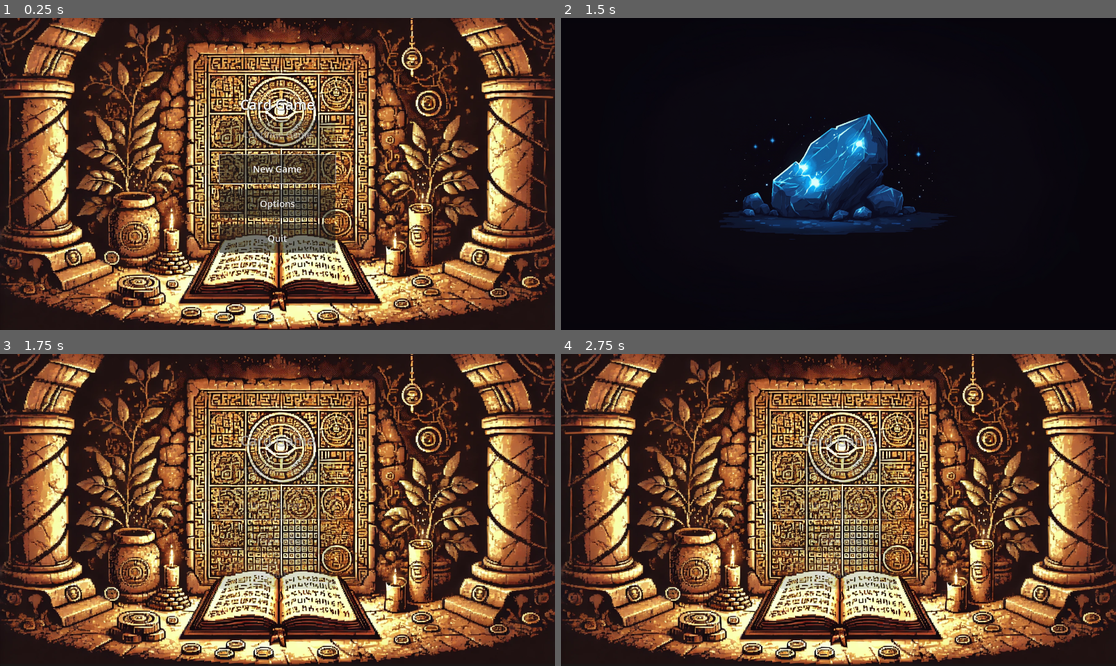
Above: before the commit, frames 1-4 (two rows, left to right).
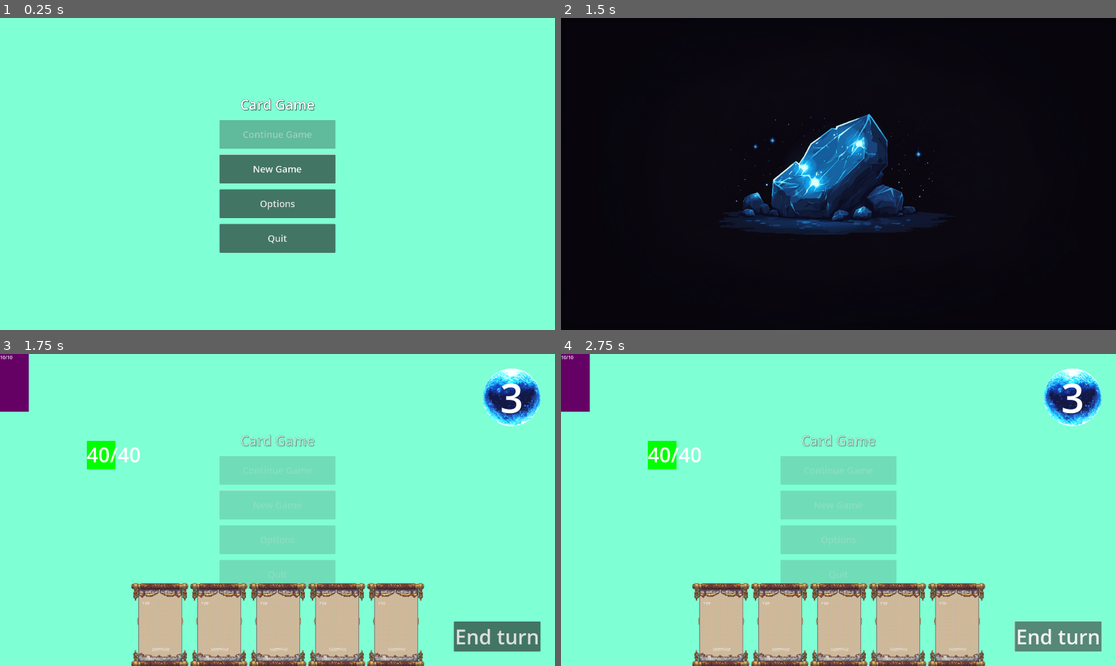
Above: after the commit, the same moments.

Repository: Pixel-Pilgrims/game-off-2024
Game: Godot game, scene res://scenes/main.tscn
The game is run twice, just before and just after one commit, with the same random seed, the same clock (stepped at 60 frames per second) and the same inputs. Sound files missing from this copy of the repository are replaced by a short silence.
Inputs (mouse positions are in pixels of both pictures, inside the frame that each line leads up to):
- Up to frame 1 (0.25 s): no input
- Up to frame 2 (1.5 s): click "New Game" at 0.5 s; tap Enter at 1.25 s; move the mouse to (960, 158) at 1.27 s; click (960, 158) at 1.42 s
- Up to frame 3 (1.75 s): no input
- Up to frame 4 (2.75 s): click (1060, 637) at 2 s, where only the run after the commit has a clickable "End turn"

The runs differ from the first frame. In frame 1, 100% of the frame differs, in the area x 0-100%, y 0-100%; in frame 2, nothing differs; in frame 3, 100%; in frame 4, 100%.
Error before the commit: Invalid call. Nonexistent function 'init_adventure' in base 'Control'. (res://scripts/systems/adventure_system.gd:31)

Commit message:
feat(WIP): refactor combat and add cultist enemy to adventure

Diff:
--- a/project.godot
+++ b/project.godot
@@ -24,6 +24,8 @@
 ConfigManager="*res://scripts/managers/config_manager.gd"
 GameState="*res://scripts/autoload/game_state.gd"
 AdventureSystem="*res://scripts/systems/adventure_system.gd"
+BackgroundSystem="*res://scripts/systems/background_system.gd"
+CutsceneSystem="*res://scripts/systems/cutscene_system.gd"
 
 [display]
 
--- a/resources/adventures/ingame_tutorial/0_combat.tres
+++ b/resources/adventures/ingame_tutorial/0_combat.tres
@@ -1,12 +1,13 @@
-[gd_resource type="Resource" script_class="CombatEncounterNodeData" load_steps=5 format=3 uid="uid://dsohl2qco44tx"]
+[gd_resource type="Resource" script_class="CombatEncounterNodeData" load_steps=6 format=3 uid="uid://dsohl2qco44tx"]
 
 [ext_resource type="Script" path="res://scripts/data/encounter_node_data.gd" id="1_w06wc"]
 [ext_resource type="Script" path="res://scripts/data/enemy_data.gd" id="2_7oxnr"]
 [ext_resource type="Resource" uid="uid://b61wo0msir67x" path="res://resources/adventures/ingame_tutorial/1_combat.tres" id="2_lvvpg"]
 [ext_resource type="Script" path="res://scripts/data/combat_encounter_node_data.gd" id="3_1bpls"]
+[ext_resource type="Resource" uid="uid://bjkxuf2s1608i" path="res://resources/enemies/cultist.tres" id="4_sukwl"]
 
 [resource]
 script = ExtResource("3_1bpls")
-enemies = Array[ExtResource("2_7oxnr")]([])
+enemies = Array[ExtResource("2_7oxnr")]([ExtResource("4_sukwl")])
 childNodes = Array[ExtResource("1_w06wc")]([ExtResource("2_lvvpg")])
 completed = false
--- a/resources/adventures/ingame_tutorial/1_combat.tres
+++ b/resources/adventures/ingame_tutorial/1_combat.tres
@@ -1,13 +1,14 @@
-[gd_resource type="Resource" script_class="CombatEncounterNodeData" load_steps=6 format=3 uid="uid://b61wo0msir67x"]
+[gd_resource type="Resource" script_class="CombatEncounterNodeData" load_steps=7 format=3 uid="uid://b61wo0msir67x"]
 
 [ext_resource type="Script" path="res://scripts/data/encounter_node_data.gd" id="1_q1hg8"]
 [ext_resource type="Resource" uid="uid://hixs5ub5k4we" path="res://resources/adventures/ingame_tutorial/2a_combat.tres" id="2_km8iu"]
 [ext_resource type="Script" path="res://scripts/data/enemy_data.gd" id="2_t0t55"]
 [ext_resource type="Script" path="res://scripts/data/combat_encounter_node_data.gd" id="3_s4ptf"]
 [ext_resource type="Resource" uid="uid://cxl62hprsbcw1" path="res://resources/adventures/ingame_tutorial/2b_event.tres" id="3_yhy31"]
+[ext_resource type="Resource" uid="uid://bjkxuf2s1608i" path="res://resources/enemies/cultist.tres" id="5_ad11l"]
 
 [resource]
 script = ExtResource("3_s4ptf")
-enemies = Array[ExtResource("2_t0t55")]([])
+enemies = Array[ExtResource("2_t0t55")]([ExtResource("5_ad11l"), ExtResource("5_ad11l")])
 childNodes = Array[ExtResource("1_q1hg8")]([ExtResource("2_km8iu"), ExtResource("3_yhy31")])
 completed = false
--- a/resources/adventures/ingame_tutorial/2a_combat.tres
+++ b/resources/adventures/ingame_tutorial/2a_combat.tres
@@ -1,12 +1,13 @@
-[gd_resource type="Resource" script_class="CombatEncounterNodeData" load_steps=5 format=3 uid="uid://hixs5ub5k4we"]
+[gd_resource type="Resource" script_class="CombatEncounterNodeData" load_steps=6 format=3 uid="uid://hixs5ub5k4we"]
 
 [ext_resource type="Script" path="res://scripts/data/encounter_node_data.gd" id="1_eejxk"]
 [ext_resource type="Script" path="res://scripts/data/enemy_data.gd" id="2_dr5jw"]
 [ext_resource type="Resource" uid="uid://xpw7xp6klhla" path="res://resources/adventures/ingame_tutorial/3_combat.tres" id="2_fxa05"]
 [ext_resource type="Script" path="res://scripts/data/combat_encounter_node_data.gd" id="3_qyrbs"]
+[ext_resource type="Resource" uid="uid://bjkxuf2s1608i" path="res://resources/enemies/cultist.tres" id="4_cwl26"]
 
 [resource]
 script = ExtResource("3_qyrbs")
-enemies = Array[ExtResource("2_dr5jw")]([])
+enemies = Array[ExtResource("2_dr5jw")]([ExtResource("4_cwl26"), ExtResource("4_cwl26"), ExtResource("4_cwl26")])
 childNodes = Array[ExtResource("1_eejxk")]([ExtResource("2_fxa05")])
 completed = false
--- a/resources/adventures/ingame_tutorial/3_combat.tres
+++ b/resources/adventures/ingame_tutorial/3_combat.tres
@@ -1,12 +1,13 @@
-[gd_resource type="Resource" script_class="CombatEncounterNodeData" load_steps=5 format=3 uid="uid://xpw7xp6klhla"]
+[gd_resource type="Resource" script_class="CombatEncounterNodeData" load_steps=6 format=3 uid="uid://xpw7xp6klhla"]
 
 [ext_resource type="Script" path="res://scripts/data/encounter_node_data.gd" id="1_o4v54"]
 [ext_resource type="Script" path="res://scripts/data/enemy_data.gd" id="2_y3pue"]
 [ext_resource type="Resource" uid="uid://h7ww7yma5ddj" path="res://resources/adventures/ingame_tutorial/finish.tres" id="2_yb1tn"]
 [ext_resource type="Script" path="res://scripts/data/combat_encounter_node_data.gd" id="3_kx66a"]
+[ext_resource type="Resource" uid="uid://bjkxuf2s1608i" path="res://resources/enemies/cultist.tres" id="4_hhtf0"]
 
 [resource]
 script = ExtResource("3_kx66a")
-enemies = Array[ExtResource("2_y3pue")]([])
+enemies = Array[ExtResource("2_y3pue")]([ExtResource("4_hhtf0"), ExtResource("4_hhtf0"), ExtResource("4_hhtf0"), ExtResource("4_hhtf0")])
 childNodes = Array[ExtResource("1_o4v54")]([ExtResource("2_yb1tn")])
 completed = false
--- a/resources/adventures/ingame_tutorial/start.tres
+++ b/resources/adventures/ingame_tutorial/start.tres
@@ -7,4 +7,4 @@
 [resource]
 script = ExtResource("2_r3cwx")
 childNodes = Array[ExtResource("1_72qi4")]([ExtResource("2_y55f8")])
-completed = false
+completed = true
--- /dev/null
+++ b/resources/enemies/cultist.tres
@@ -0,0 +1,10 @@
+[gd_resource type="Resource" script_class="EnemyData" load_steps=3 format=3 uid="uid://bjkxuf2s1608i"]
+
+[ext_resource type="Script" path="res://scripts/data/enemy_data.gd" id="1_g2v6o"]
+[ext_resource type="PackedScene" uid="uid://cbtac01eivwim" path="res://scenes/enemies/cultist.tscn" id="1_uchoq"]
+
+[resource]
+script = ExtResource("1_g2v6o")
+enemy_scene = ExtResource("1_uchoq")
+health = 10
+abilities = []
--- a/scenes/combat.tscn
+++ b/scenes/combat.tscn
@@ -1,14 +1,10 @@
-[gd_scene load_steps=11 format=3 uid="uid://c8frb1w88o0u0"]
+[gd_scene load_steps=7 format=3 uid="uid://b3l57gnlln63g"]
 
 [ext_resource type="Script" path="res://scripts/scenes/combat.gd" id="1_n5yyl"]
 [ext_resource type="Script" path="res://scripts/managers/combat_manager.gd" id="2_305ab"]
 [ext_resource type="Script" path="res://scripts/managers/hand_manager.gd" id="3_bdk6y"]
-[ext_resource type="Script" path="res://scripts/managers/decoder_manager.gd" id="4_vgm5a"]
 [ext_resource type="Script" path="res://scripts/managers/pause_manager.gd" id="5_pl43j"]
-[ext_resource type="Script" path="res://scripts/systems/background_system.gd" id="6_l1wfx"]
 [ext_resource type="Script" path="res://scripts/player.gd" id="7_dwwk6"]
-[ext_resource type="Script" path="res://scripts/enemy.gd" id="8_grmhu"]
-[ext_resource type="PackedScene" uid="uid://duyk27ghemr8s" path="res://scenes/decode_ui.tscn" id="9_1iax2"]
 [ext_resource type="Texture2D" uid="uid://dyx76tn885md3" path="res://assets/ui/energy_orb.png" id="9_e0ys4"]
 
 [node name="Combat" type="Node2D"]
@@ -20,14 +16,29 @@
 [node name="HandManager" type="Node" parent="."]
 script = ExtResource("3_bdk6y")
 
-[node name="DecoderManager" type="Node" parent="."]
-script = ExtResource("4_vgm5a")
-
 [node name="PauseManager" type="Node" parent="."]
 script = ExtResource("5_pl43j")
 
-[node name="BackgroundSystem" type="Node" parent="."]
-script = ExtResource("6_l1wfx")
+[node name="Player" type="Node2D" parent="."]
+position = Vector2(300, 300)
+script = ExtResource("7_dwwk6")
+
+[node name="Visual" type="ColorRect" parent="Player"]
+offset_right = 100.0
+offset_bottom = 100.0
+color = Color(0, 1, 0, 1)
+
+[node name="HealthLabel" type="Label" parent="Player"]
+offset_right = 40.0
+offset_bottom = 23.0
+theme_override_font_sizes/font_size = 70
+text = "40/40"
+
+[node name="EnemiesContainer" type="HBoxContainer" parent="."]
+offset_right = 40.0
+offset_bottom = 40.0
+theme_override_constants/separation = 20
+alignment = 1
 
 [node name="UI" type="CanvasLayer" parent="."]
 
@@ -105,35 +116,3 @@
 text = "3"
 horizontal_alignment = 1
 vertical_alignment = 1
-
-[node name="DecodeUI" parent="UI" instance=ExtResource("9_1iax2")]
-
-[node name="Player" type="Node2D" parent="."]
-position = Vector2(300, 300)
-script = ExtResource("7_dwwk6")
-
-[node name="Visual" type="ColorRect" parent="Player"]
-offset_right = 100.0
-offset_bottom = 100.0
-color = Color(0, 1, 0, 1)
-
-[node name="HealthLabel" type="Label" parent="Player"]
-offset_right = 40.0
-offset_bottom = 23.0
-theme_override_font_sizes/font_size = 70
-text = "40/40"
-
-[node name="Enemy" type="Node2D" parent="."]
-position = Vector2(700, 300)
-script = ExtResource("8_grmhu")
-
-[node name="Visual" type="ColorRect" parent="Enemy"]
-offset_right = 100.0
-offset_bottom = 100.0
-color = Color(1, 0, 0, 1)
-
-[node name="HealthLabel" type="Label" parent="Enemy"]
-offset_right = 40.0
-offset_bottom = 23.0
-theme_override_font_sizes/font_size = 70
-text = "30/30"
--- /dev/null
+++ b/scenes/enemies/cultist.tscn
@@ -0,0 +1,16 @@
+[gd_scene load_steps=2 format=3 uid="uid://cbtac01eivwim"]
+
+[ext_resource type="Script" path="res://scripts/enemy.gd" id="1_c11yq"]
+
+[node name="Cultist" type="Node2D"]
+script = ExtResource("1_c11yq")
+
+[node name="ColorRect" type="ColorRect" parent="."]
+custom_minimum_size = Vector2(100, 200)
+offset_right = 40.0
+offset_bottom = 40.0
+color = Color(0.394879, 0.000106898, 0.394876, 1)
+
+[node name="HealthLabel" type="Label" parent="."]
+offset_right = 40.0
+offset_bottom = 23.0
--- a/scenes/menus/main_menu.tscn
+++ b/scenes/menus/main_menu.tscn
@@ -1,8 +1,6 @@
-[gd_scene load_steps=4 format=3 uid="uid://bxru22786wp6n"]
+[gd_scene load_steps=2 format=3 uid="uid://bxru22786wp6n"]
 
 [ext_resource type="Script" path="res://scripts/scenes/main_menu.gd" id="1_prvtn"]
-[ext_resource type="Script" path="res://scripts/systems/background_system.gd" id="2_bpmgo"]
-[ext_resource type="Script" path="res://scripts/systems/cutscene_system.gd" id="3_fo7iw"]
 
 [node name="MainMenu" type="CenterContainer"]
 anchors_preset = 15
@@ -53,9 +51,3 @@
 layout_mode = 2
 theme_override_font_sizes/font_size = 32
 text = "Quit"
-
-[node name="BackgroundSystem" type="Node" parent="."]
-script = ExtResource("2_bpmgo")
-
-[node name="CutsceneSystem" type="Node" parent="."]
-script = ExtResource("3_fo7iw")
--- a/scripts/data/enemy_data.gd
+++ b/scripts/data/enemy_data.gd
@@ -2,5 +2,5 @@
 class_name EnemyData
 
 @export var enemy_scene: PackedScene
-@export var hitpoints: int
+@export var health: int
 @export var abilities: Array = []
--- a/scripts/decode_ui.gd
+++ b/scripts/decode_ui.gd
@@ -16,11 +16,6 @@
 
 func _ready() -> void:
 	hide()
-	update_points()
-
-func update_points() -> void:
-	var decoder = get_node("/root/Main/Combat/DecoderManager")
-	decode_points_label.text = "Decode Points: %d" % decoder.available_points
 
 func show_for_card(card: Node) -> void:
 	# Clear previous options
--- a/scripts/enemy.gd
+++ b/scripts/enemy.gd
@@ -2,7 +2,6 @@
 
 var health: int = 30
 var max_health: int = 30
-var intent_damage: int = 6
 
 @onready var health_label: Label = $HealthLabel
 
@@ -13,13 +12,21 @@
 	health -= amount
 	update_health_display()
 	if health <= 0:
-		get_node("/root/Main").combat_won()
-
+		queue_free()
 
 func take_turn() -> void:
 	print("Enemy turn")
-	var player = get_node("../Player")
-	player.take_damage(intent_damage)
+	var player = get_node("/root/Combat/Player")
+	if player:
+		# This will be replaced with actual ability usage
+		pass
 
 func update_health_display() -> void:
 	health_label.text = str(health) + "/" + str(max_health)
+
+func setup(enemy_data: EnemyData) -> void:
+	if not is_node_ready():
+		await ready
+	health = enemy_data.health
+	max_health = enemy_data.health
+	update_health_display()
--- a/scripts/managers/adventure_manager.gd
+++ b/scripts/managers/adventure_manager.gd
@@ -1,8 +1,8 @@
 extends Node
 
 @export var adventure: AdventureMapData
-@onready var adventureStagesContainer: HBoxContainer = $"../ScrollContainer/HBoxContainer/AdventureStages"
-@onready var lines_container: Node2D = $"../ScrollContainer/HBoxContainer/LinesContainer"
+@onready var adventureStagesContainer: HBoxContainer = $"../ScrollContainer/AdventureStages"
+@onready var lines_container: Node2D = $"../ScrollContainer/LinesContainer"
 
 const NODE_SCENE = preload("res://scenes/encounter_node.tscn")
 @export var COLUMN_SPACING = 200
@@ -12,7 +12,7 @@
 @export var DASH_LENGTH: float = 10.0
 @export var GAP_LENGTH: float = 10.0
 
-func init_adventure_from_resource(adventureResource: AdventureMapData) -> void:
+func init_adventure(adventureResource: AdventureMapData) -> void:
 	adventure = adventureResource
 	drawMap()
 
--- a/scripts/managers/combat_manager.gd
+++ b/scripts/managers/combat_manager.gd
@@ -5,7 +5,7 @@
 var is_player_turn: bool = true
 
 @onready var hand_manager: Node = $"../HandManager"
-@onready var enemy: Node = $"../Enemy"
+@onready var enemies_container: Node = $"../EnemiesContainer"
 @onready var energy_label: Label = $"../UI/HUD/EnergyMarginContainer/EnergyTexture/EnergyLabel"
 
 func _ready() -> void:
@@ -22,8 +22,12 @@
 func end_turn() -> void:
 	hand_manager.discard_hand()
 	is_player_turn = false
-	# Enemy turn
-	enemy.take_turn()
+
+	# Enemy turns
+	for enemy in enemies_container.get_children():
+		if enemy.has_method("take_turn"):
+			enemy.take_turn()
+
 	# Back to player
 	start_turn()
 
--- a/scripts/scenes/card.gd
+++ b/scripts/scenes/card.gd
@@ -1,4 +1,3 @@
-# card.gd
 extends Control
 
 signal card_played(card)
@@ -81,12 +80,12 @@
 		if event.button_index == MOUSE_BUTTON_RIGHT and event.pressed:
 			show_decode_menu()
 		elif event.button_index == MOUSE_BUTTON_LEFT and event.pressed:
-			var combat_manager = get_node("/root/Main/Combat/CombatManager")
-			if combat_manager.can_play_card(card_data.energy_cost):
+			var combat_manager = get_node("/root/Combat/CombatManager")
+			if combat_manager and combat_manager.can_play_card(card_data.energy_cost):
 				play_card()
 
 func play_card() -> void:
-	var combat_manager = get_node("/root/Main/Combat/CombatManager")
+	var combat_manager = get_node("/root/Combat/CombatManager")
 	combat_manager.spend_energy(card_data.energy_cost)
 	execute_effect()
 	card_played.emit(self)
@@ -95,11 +94,16 @@
 func execute_effect() -> void:
 	match card_data.card_type:
 		"attack":
-			var enemy = get_node("/root/Main/Combat/Enemy")
-			enemy.take_damage(get_effect_value())
+			var enemies_container = get_node("/root/Combat/EnemiesContainer")
+			if enemies_container and enemies_container.get_child_count() > 0:
+				# For now, just target the first enemy
+				# You might want to implement target selection later
+				var enemy = enemies_container.get_child(0)
+				enemy.take_damage(get_effect_value())
 		"block":
-			var player = get_node("/root/Main/Combat/Player")
-			player.gain_block(get_effect_value())
+			var player = get_node("/root/Combat/Player")
+			if player:
+				player.gain_block(get_effect_value())
 
 func show_decode_menu() -> void:
 	var popup = PopupMenu.new()
@@ -124,7 +128,7 @@
 	popup.popup()
 
 func _on_decode_option_selected(id: int) -> void:
-	var decoder = get_node("/root/Main/Combat/DecoderManager")
+	var decoder = get_node("/root/Combat/DecoderManager")
 	match id:
 		0: decoder.decode_aspect(self, "cost")
 		1: decoder.decode_aspect(self, "type")
--- a/scripts/scenes/combat.gd
+++ b/scripts/scenes/combat.gd
@@ -33,5 +33,17 @@
 
 	$UI/HUD/EndTurnMarginContainer/EndTurnButton.pressed.connect(_on_end_turn_pressed)
 
+	# Connect to enemy death or victory condition
+	$EnemiesContainer.child_exiting_tree.connect(_check_combat_state)
+
+func _check_combat_state(_node) -> void:
+	# If all enemies are dead
+	if $EnemiesContainer.get_child_count() <= 1:  # <= 1 because the signal fires before the node is fully removed
+		_on_combat_won()
+
+func _on_combat_won() -> void:
+	AdventureSystem.complete_current_encounter()
+	queue_free()
+
 func _on_end_turn_pressed() -> void:
 	combat_manager.end_turn()
--- a/scripts/scenes/encounter_node.gd
+++ b/scripts/scenes/encounter_node.gd
@@ -22,35 +22,48 @@
 	mouse_entered.connect(_on_mouse_entered)
 	mouse_exited.connect(_on_mouse_exited)
 
+	# If we were set up before _ready, update appearance now
+	if node_data:
+		update_appearance()
+
 func setup(data: EncounterNodeData) -> void:
 	node_data = data
-	update_appearance()
+	if is_node_ready():
+		update_appearance()
 
 func get_node_data() -> EncounterNodeData:
 	return node_data
 
 func set_start_node() -> void:
+	if not is_node_ready():
+		await ready
 	circle.color = START_NODE_COLOR
 	label.text = "Start"
 
 func set_finish_node() -> void:
+	if not is_node_ready():
+		await ready
 	circle.color = FINISH_NODE_COLOR
 	label.text = "Final"
 
 func set_completed() -> void:
+	if not is_node_ready():
+		await ready
 	circle.color = COMPLETED_COLOR
 
 func update_appearance() -> void:
+	if not is_node_ready():
+		await ready
+
 	if node_data.completed:
 		set_completed()
-
-	if node_data is StartEncounterNodeData:
+	elif node_data is StartEncounterNodeData:
 		set_start_node()
 	elif node_data is FinishEncounterNodeData:
 		set_finish_node()
 	else:
+		circle.color = BASE_NODE_COLOR
 		label.text = "Encounter"
-		circle.color = BASE_NODE_COLOR
 
 func _on_gui_input(event: InputEvent) -> void:
 	if event is InputEventMouseButton:
--- a/scripts/scenes/main_menu.gd
+++ b/scripts/scenes/main_menu.gd
@@ -18,7 +18,7 @@
 	disable_menu()
 	GameState.start_new_run()
 	var new_game_cutscene = load("res://resources/cutscenes/new_game/new_game_cutscene.tres")
-	$CutsceneSystem.play_cutscene(new_game_cutscene, start_ingame_tutorial)
+	CutsceneSystem.play_cutscene(new_game_cutscene, start_ingame_tutorial)
 
 func start_ingame_tutorial() -> void:
 	var ingame_tutorial_adventure = load("res://resources/adventures/ingame_tutorial/adventure_map.tres")
--- a/scripts/systems/adventure_system.gd
+++ b/scripts/systems/adventure_system.gd
@@ -1,4 +1,3 @@
-# adventure_system.gd
 extends Node
 
 signal adventure_started(adventure_data: AdventureMapData)
@@ -11,32 +10,23 @@
 
 var current_adventure: AdventureMapData
 var current_node: EncounterNodeData
-var current_map_instance: Node
+var current_combat_scene: Node
 
 func start_adventure(adventure_data: AdventureMapData) -> void:
 	current_adventure = adventure_data
 	current_node = null
 
-	# Emit signal for any listeners
 	adventure_started.emit(adventure_data)
 
-	# Create and show the adventure map
-	if current_map_instance:
-		current_map_instance.queue_free()
-
-	current_map_instance = ADVENTURE_MAP_SCENE.instantiate()
-	get_tree().root.add_child(current_map_instance)
-
-	# Initialize the map with our adventure data
-	current_map_instance.init_adventure(adventure_data)
-
-	# Check if we should auto-start an encounter
 	if adventure_data.auto_start and adventure_data.rootEncounterNode.childNodes.size() > 0:
-		# Hide the map immediately if we're auto-starting
-		current_map_instance.hide()
 		_auto_start_first_encounter(adventure_data.rootEncounterNode)
 	else:
-		current_map_instance.show()
+		show_map()
+
+func show_map() -> void:
+	var map_instance = ADVENTURE_MAP_SCENE.instantiate()
+	get_tree().root.add_child(map_instance)
+	map_instance.get_node("AdventureManager").init_adventure(current_adventure)
 
 func _auto_start_first_encounter(start_node: StartEncounterNodeData) -> void:
 	# Get the first available child node
@@ -67,38 +57,57 @@
 	# Must have a completed parent (unless it's the start node)
 	if not node is StartEncounterNodeData:
 		var has_completed_parent = false
-		for stage in current_map_instance.get_all_nodes():
-			for potential_parent in stage:
-				if potential_parent.childNodes.has(node) and potential_parent.completed:
-					has_completed_parent = true
-					break
+		# Check all parent nodes directly
+		for potential_parent in _get_all_parent_nodes(node):
+			if potential_parent.completed:
+				has_completed_parent = true
+				break
 		if not has_completed_parent:
 			return false
 
 	return true
 
+func _get_all_parent_nodes(node: EncounterNodeData) -> Array[EncounterNodeData]:
+	var parents: Array[EncounterNodeData] = []
+
+	# Start from the root and traverse the tree
+	_find_parents_recursive(current_adventure.rootEncounterNode, node, parents)
+
+	return parents
+
+func _find_parents_recursive(current: EncounterNodeData, target: EncounterNodeData, parents: Array[EncounterNodeData]) -> bool:
+	# Check if any of this node's children is our target
+	for child in current.childNodes:
+		if child == target:
+			parents.append(current)
+			return true
+		# Recursively check this child's children
+		if _find_parents_recursive(child, target, parents):
+			return true
+
+	return false
+
 func complete_current_encounter() -> void:
 	if current_node:
 		current_node.completed = true
 		encounter_completed.emit(current_node)
-		current_map_instance.update_map()
-		adventure_completed.emit(current_adventure)
-		# Save progress if needed
-		# GameState.save_game()
+
+		if current_node is FinishEncounterNodeData:
+			adventure_completed.emit(current_adventure)
+		else:
+			# If we have a current combat/event scene, remove it
+			if current_combat_scene:
+				current_combat_scene.queue_free()
+				current_combat_scene = null
+
+			await get_tree().process_frame
+			show_map()
 
 func start_combat(combat_node: CombatEncounterNodeData) -> void:
 	var combat_scene = COMBAT_SCENE.instantiate()
 
-	# Get the enemy container
-	var enemy_container = combat_scene.get_node("Enemy").get_parent()
-	# Remove the default enemy
-	enemy_container.remove_child(combat_scene.get_node("Enemy"))
-
-	# Create an HBoxContainer for multiple enemies
-	var enemies_container = HBoxContainer.new()
-	enemies_container.alignment = BoxContainer.ALIGNMENT_CENTER
-	enemies_container.add_theme_constant_override("separation", 20)
-	enemy_container.add_child(enemies_container)
+	# Get the enemies container
+	var enemies_container = combat_scene.get_node("EnemiesContainer")
 
 	# Add each enemy from the combat node
 	for enemy_data in combat_node.enemies:
@@ -109,21 +118,23 @@
 			enemy_instance.setup(enemy_data)
 
 	get_tree().root.add_child(combat_scene)
-	current_map_instance.hide()
+	current_combat_scene = combat_scene
 
 func start_event(event_node: EventEncounterNodeData) -> void:
 	var event_scene = event_node.eventScene.instantiate()
 	# Setup event scene with any necessary data from event_node
 	get_tree().root.add_child(event_scene)
-	current_map_instance.hide()
+	current_combat_scene = event_scene
 
 func handle_finish_encounter(finish_node: FinishEncounterNodeData) -> void:
 	var finish_scene = finish_node.finishScene.instantiate()
 	get_tree().root.add_child(finish_scene)
-	current_map_instance.hide()
+	current_combat_scene = finish_scene
 
 func return_to_map() -> void:
-	current_map_instance.show()
+	# Only return to map if we aren't finished
+	if not (current_node is FinishEncounterNodeData):
+		show_map()
 
 # Utility functions for other systems to use
 func get_current_adventure() -> AdventureMapData:
--- a/scripts/systems/background_system.gd
+++ b/scripts/systems/background_system.gd
@@ -11,15 +11,6 @@
 	# Create a TextureRect node as the background
 	var background = TextureRect.new()
 
-	# Set it to fill the entire viewport
-	background.set_anchors_preset(Control.PRESET_FULL_RECT)
-
-	# Make sure it stays behind other elements
-	background.z_index = -1
-
-	# Ignore mouse input so controls underneath work
-	background.mouse_filter = Control.MOUSE_FILTER_IGNORE
-
 	# Get the parent scene name directly
 	var current_scene = get_parent().name
 	print("Current scene: ", current_scene)  # Debug print
@@ -29,9 +20,22 @@
 		background.texture = MAIN_MENU_BG
 	elif current_scene == "Combat":
 		background.texture = COMBAT_BG
+	else:
+		background = ColorRect.new()
+		background.color = Color.AQUAMARINE
 
-	# Set the stretch mode to cover the entire area while maintaining aspect ratio
-	background.stretch_mode = TextureRect.STRETCH_KEEP_ASPECT_COVERED
+	if background is TextureRect:
+		# Set the stretch mode to cover the entire area while maintaining aspect ratio
+		background.stretch_mode = TextureRect.STRETCH_KEEP_ASPECT_COVERED
+
+		# Set it to fill the entire viewport
+	background.set_anchors_preset(Control.PRESET_FULL_RECT)
+
+	# Make sure it stays behind other elements
+	background.z_index = -1
+
+	# Ignore mouse input so controls underneath work
+	background.mouse_filter = Control.MOUSE_FILTER_IGNORE
 
 	# Add the background as the first child
 	add_child(background)
Not shown, changed: assets/UI/energy_orb.png.import
Not shown, changed: assets/UI/scroll_base.png.import
Not shown, changed: assets/UI/tilemap.png.import
Not shown, changed: assets/UI/tilemap_packed.png.import
Not shown: 1 places in scenes/adventure_map.tscn that only renumber resources
Not shown: 1 places in scenes/encounter_node.tscn that only renumber resources
